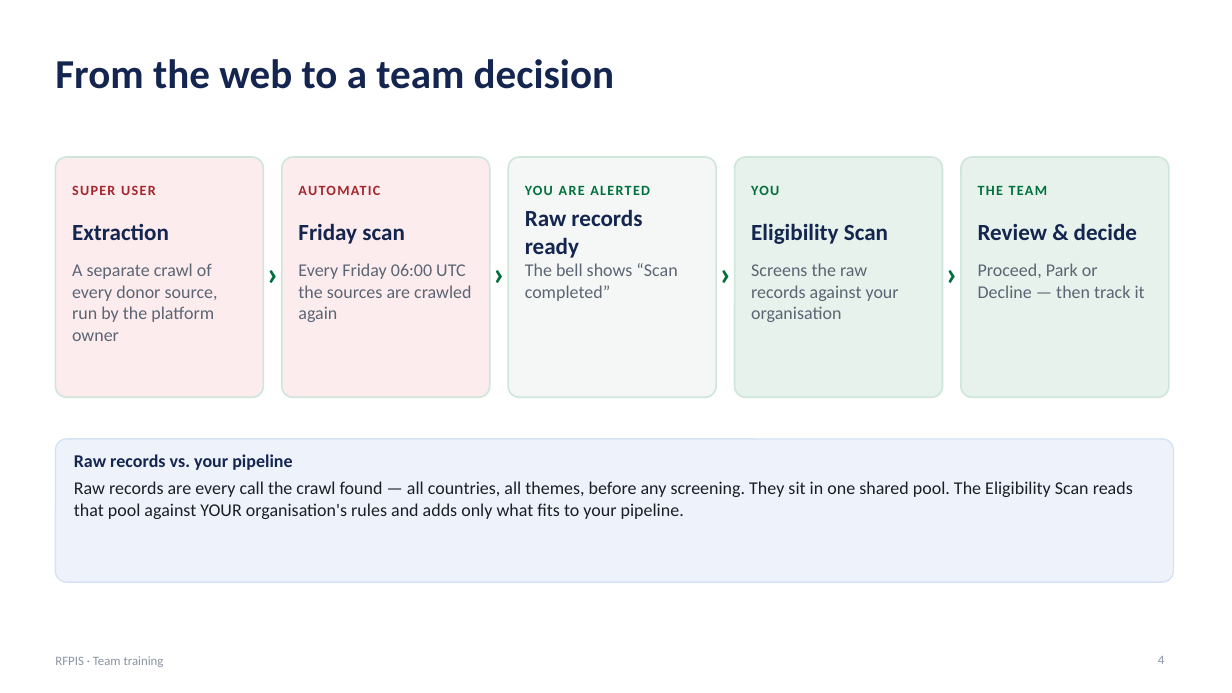
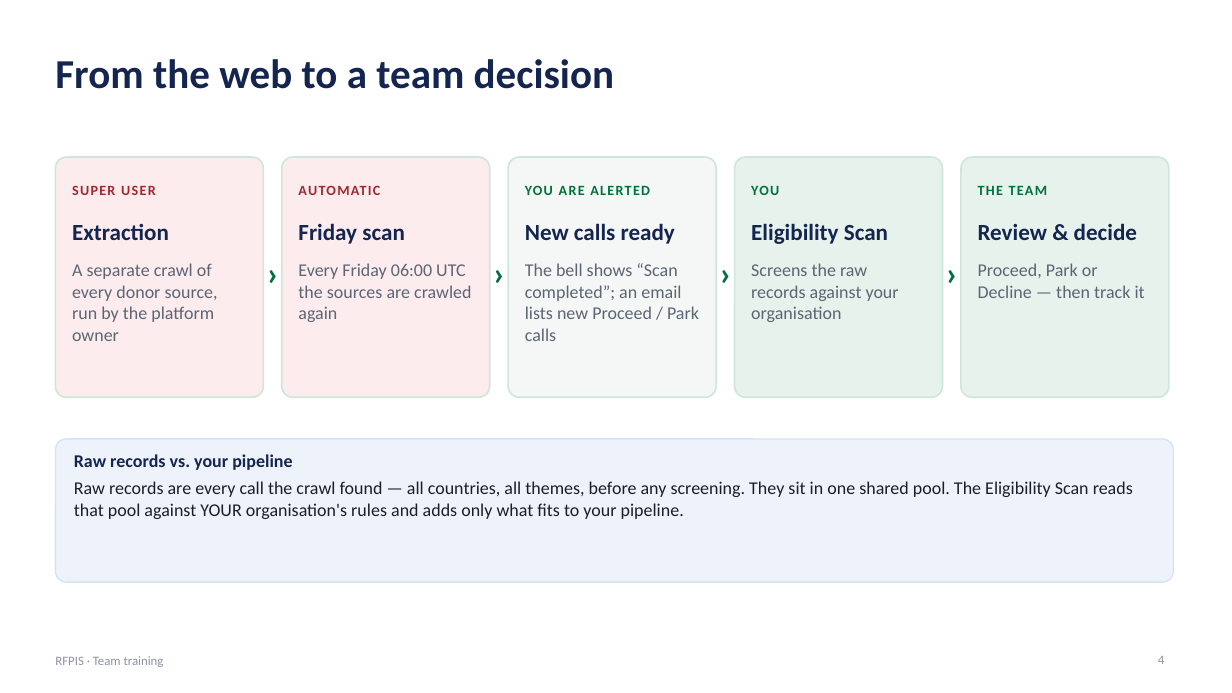
Before and after one commit to bensah/chai-rfpis, a slide deck: slide 4 of assets/help/RFPIS_Training_Deck.pptx. Drawn at 1232x693 pixels with LibreOffice and Linux fonts; fonts in the diff are those of the drawing. Boxes give left, top, right and bottom in pixels: in the first picture for what was removed or moved away, otherwise in the second. Text is boxed around its words. In the diff, an @@ line names an element or a change of style, - is before the commit and + after.

```diff
--- a/assets/help/RFPIS_Training_Deck.pptx
+++ b/assets/help/RFPIS_Training_Deck.pptx
@@ text at box(525, 223, 675, 244): text changed @@
-Raw records ready
+New calls ready
@@ text at box(525, 263, 699, 341): text changed @@
-The bell shows “Scan completed”
+The bell shows “Scan completed”; an email lists new Proceed / Park calls
```
Also in this commit, not shown: 3 other slides changed, 1 slide added, 14 other files.
